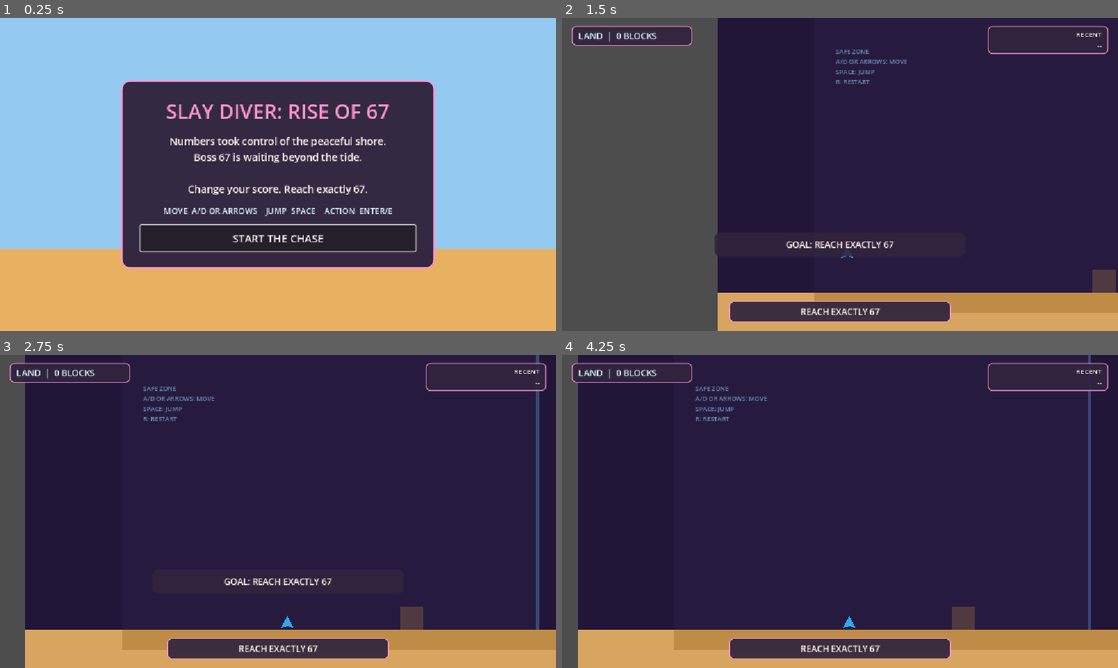
Above: before the commit, frames 1-4 (two rows, left to right).
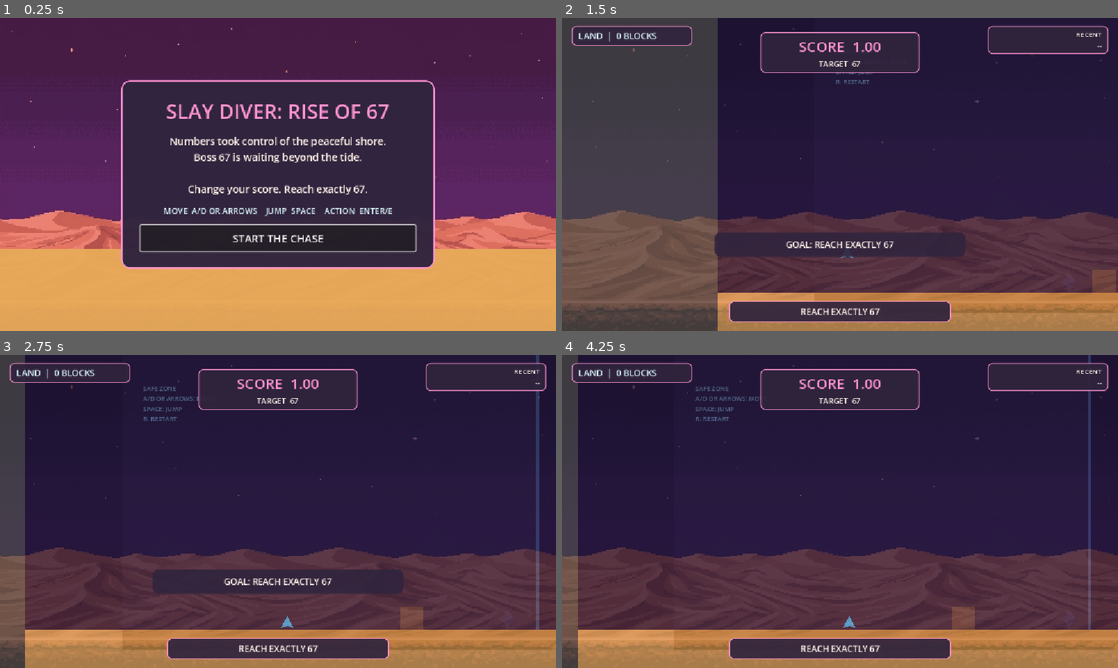
Above: after the commit, the same moments.

Repository: rinata-abdurakhimova/game-divers-slayy
Game: Godot game, scene res://scenes/main/Main.tscn
The game is run twice, just before and just after one commit, with the same random seed, the same clock (stepped at 60 frames per second) and the same inputs.
Inputs:
- Up to frame 1 (0.25 s): no input
- Up to frame 2 (1.5 s): click "START THE CHASE" at 0.5 s; tap Enter (action) at 1.25 s; hold Right (move_right) from 1.28 s (still down); hold Up (jump) from 1.28 s (still down)
- Up to frame 3 (2.75 s): keep holding Right (move_right); release Up (jump) at 2.03 s; tap Enter (action) at 2.1 s; tap Up (jump) at 2.27, 2.3, 2.57 s
- Up to frame 4 (4.25 s): release Right (move_right) at 2.78 s; hold Left (move_left) 2.78-3.53 s; hold Up (jump) 2.78-3.53 s; hold Right (move_right) from 3.53 s (still down); tap Enter (action) at 3.6 s; tap Up (jump) at 3.77, 3.8, 4.07 s

The runs differ from the first frame. In frame 1, 44% of the frame differs, in the area x 0-100%, y 0-74%; in frame 2, 25%; in frame 3, 27%; in frame 4, 31%.

Commit message:
feat: enhance UI overlays and backdrop handling; add LevelBackdropOverlay and RuntimeBackdrop scripts

Diff:
--- a/scenes/main/Main.tscn
+++ b/scenes/main/Main.tscn
@@ -1,6 +1,7 @@
-[gd_scene load_steps=7 format=3]
+[gd_scene load_steps=8 format=3]
 
 [ext_resource type="Script" path="res://scripts/main/Main.gd" id="1_main"]
+[ext_resource type="PackedScene" path="res://scenes/ui/LevelBackdropOverlay.tscn" id="2_backdrop"]
 [ext_resource type="PackedScene" path="res://scenes/ui/WaterRuleOverlay.tscn" id="2_water"]
 [ext_resource type="PackedScene" path="res://scenes/ui/HUD.tscn" id="3_hud"]
 [ext_resource type="PackedScene" path="res://scenes/ui/TutorialOverlay.tscn" id="4_tutorial"]
@@ -15,6 +16,8 @@
 
 [node name="UI" type="CanvasLayer" parent="."]
 
+[node name="LevelBackdropOverlay" parent="UI" instance=ExtResource("2_backdrop")]
+
 [node name="WaterRuleOverlay" parent="UI" instance=ExtResource("2_water")]
 
 [node name="HUD" parent="UI" instance=ExtResource("3_hud")]
--- a/scenes/ui/CutsceneIntro.tscn
+++ b/scenes/ui/CutsceneIntro.tscn
@@ -1,6 +1,7 @@
-[gd_scene load_steps=3 format=3]
+[gd_scene load_steps=4 format=3]
 
 [ext_resource type="Script" path="res://scripts/ui/CutsceneIntro.gd" id="1_intro"]
+[ext_resource type="Script" path="res://scripts/ui/RuntimeBackdrop.gd" id="2_backdrop"]
 
 [sub_resource type="StyleBoxFlat" id="StyleBox_card"]
 bg_color = Color(0.188, 0.141, 0.239, 0.97)
@@ -28,14 +29,39 @@
 process_mode = 3
 script = ExtResource("1_intro")
 
-[node name="Sky" type="ColorRect" parent="."]
+[node name="SkyBase" type="ColorRect" parent="."]
 layout_mode = 1
 anchors_preset = 15
 anchor_right = 1.0
 anchor_bottom = 1.0
 grow_horizontal = 2
 grow_vertical = 2
-color = Color(0.58, 0.79, 0.94, 1)
+mouse_filter = 2
+color = Color(0.19, 0.11, 0.3, 1)
+
+[node name="Sky" type="TextureRect" parent="."]
+layout_mode = 1
+anchors_preset = 15
+anchor_right = 1.0
+anchor_bottom = 1.0
+grow_horizontal = 2
+grow_vertical = 2
+mouse_filter = 2
+expand_mode = 1
+stretch_mode = 6
+self_modulate = Color(1, 0.76, 0.94, 1)
+script = ExtResource("2_backdrop")
+source_path = "res://images/background.png"
+
+[node name="PinkSkyWash" type="ColorRect" parent="."]
+layout_mode = 1
+anchors_preset = 15
+anchor_right = 1.0
+anchor_bottom = 1.0
+grow_horizontal = 2
+grow_vertical = 2
+mouse_filter = 2
+color = Color(0.95, 0.35, 0.72, 0.22)
 
 [node name="Sand" type="ColorRect" parent="."]
 layout_mode = 1
@@ -45,7 +71,7 @@
 offset_top = -170.0
 grow_horizontal = 2
 grow_vertical = 0
-color = Color(0.91, 0.69, 0.38, 1)
+color = Color(0.91, 0.67, 0.35, 0.94)
 
 [node name="Center" type="CenterContainer" parent="."]
 layout_mode = 1
--- a/scenes/ui/HUD.tscn
+++ b/scenes/ui/HUD.tscn
@@ -66,6 +66,7 @@
 
 [node name="WaterColumn" type="VBoxContainer" parent="TopMargin/TopRow/LeftColumn/WaterPanel"]
 layout_mode = 2
+theme_override_constants/separation = 3
 
 [node name="WaterTimerLabel" type="Label" parent="TopMargin/TopRow/LeftColumn/WaterPanel/WaterColumn"]
 unique_name_in_owner = true
@@ -82,6 +83,15 @@
 text = "A: BOSS MULTIPLIES"
 autowrap_mode = 2
 
+[node name="WaterComplicationLabel" type="Label" parent="TopMargin/TopRow/LeftColumn/WaterPanel/WaterColumn"]
+unique_name_in_owner = true
+visible = false
+layout_mode = 2
+theme_override_colors/font_color = Color(1, 0.72, 0.3, 1)
+theme_override_font_sizes/font_size = 14
+text = "↔  LEFT / RIGHT REVERSED"
+autowrap_mode = 2
+
 [node name="CenterColumn" type="VBoxContainer" parent="TopMargin/TopRow"]
 layout_mode = 2
 size_flags_horizontal = 3
@@ -135,12 +145,24 @@
 layout_mode = 2
 theme_override_styles/panel = SubResource("StyleBox_panel")
 
-[node name="PowerupLabel" type="Label" parent="TopMargin/TopRow/RightColumn/PowerupPanel"]
-unique_name_in_owner = true
-layout_mode = 2
-theme_override_colors/font_color = Color(0.56, 0.89, 0.76, 1)
+[node name="PowerupColumn" type="VBoxContainer" parent="TopMargin/TopRow/RightColumn/PowerupPanel"]
+layout_mode = 2
+theme_override_constants/separation = 3
+
+[node name="SlowPowerupLabel" type="Label" parent="TopMargin/TopRow/RightColumn/PowerupPanel/PowerupColumn"]
+unique_name_in_owner = true
+layout_mode = 2
+theme_override_colors/font_color = Color(1, 0.86, 0.32, 1)
 theme_override_font_sizes/font_size = 15
-text = "SLOW  5.0s"
+text = "★  SLOW BOSS  5.0s"
+horizontal_alignment = 2
+
+[node name="JumpPowerupLabel" type="Label" parent="TopMargin/TopRow/RightColumn/PowerupPanel/PowerupColumn"]
+unique_name_in_owner = true
+layout_mode = 2
+theme_override_colors/font_color = Color(0.42, 1, 0.55, 1)
+theme_override_font_sizes/font_size = 15
+text = "↑↑  DOUBLE JUMP  5.0s"
 horizontal_alignment = 2
 
 [node name="StatePanel" type="PanelContainer" parent="."]
--- /dev/null
+++ b/scenes/ui/LevelBackdropOverlay.tscn
@@ -0,0 +1,26 @@
+[gd_scene load_steps=2 format=3]
+
+[ext_resource type="Script" path="res://scripts/ui/RuntimeBackdrop.gd" id="1_backdrop"]
+
+[node name="LevelBackdropOverlay" type="Control"]
+layout_mode = 3
+anchors_preset = 15
+anchor_right = 1.0
+anchor_bottom = 1.0
+grow_horizontal = 2
+grow_vertical = 2
+mouse_filter = 2
+
+[node name="LandBackdrop" type="TextureRect" parent="."]
+layout_mode = 1
+anchors_preset = 15
+anchor_right = 1.0
+anchor_bottom = 1.0
+grow_horizontal = 2
+grow_vertical = 2
+mouse_filter = 2
+self_modulate = Color(1, 0.7, 0.9, 0.28)
+expand_mode = 1
+stretch_mode = 6
+script = ExtResource("1_backdrop")
+source_path = "res://images/background.png"
--- a/scenes/ui/WaterRuleOverlay.tscn
+++ b/scenes/ui/WaterRuleOverlay.tscn
@@ -1,6 +1,7 @@
-[gd_scene load_steps=3 format=3]
+[gd_scene load_steps=4 format=3]
 
 [ext_resource type="Script" path="res://scripts/ui/WaterRuleOverlay.gd" id="1_water"]
+[ext_resource type="Script" path="res://scripts/ui/RuntimeBackdrop.gd" id="2_backdrop"]
 
 [sub_resource type="StyleBoxFlat" id="StyleBox_card"]
 bg_color = Color(0.188, 0.141, 0.239, 0.96)
@@ -28,6 +29,20 @@
 mouse_filter = 2
 script = ExtResource("1_water")
 
+[node name="SeaArt" type="TextureRect" parent="."]
+layout_mode = 1
+anchors_preset = 15
+anchor_right = 1.0
+anchor_bottom = 1.0
+grow_horizontal = 2
+grow_vertical = 2
+mouse_filter = 2
+self_modulate = Color(0.58, 0.9, 1, 0.3)
+expand_mode = 1
+stretch_mode = 6
+script = ExtResource("2_backdrop")
+source_path = "res://images/background-sea-mode.png"
+
 [node name="WaterTint" type="ColorRect" parent="."]
 layout_mode = 1
 anchors_preset = 15
@@ -36,16 +51,37 @@
 grow_horizontal = 2
 grow_vertical = 2
 mouse_filter = 2
-color = Color(0.13, 0.47, 0.78, 0.58)
+color = Color(0.035, 0.34, 0.72, 0.5)
+
+[node name="DeepWater" type="ColorRect" parent="."]
+layout_mode = 1
+anchors_preset = 12
+anchor_right = 1.0
+anchor_bottom = 1.0
+offset_top = -230.0
+grow_horizontal = 2
+grow_vertical = 0
+mouse_filter = 2
+color = Color(0.02, 0.2, 0.55, 0.28)
 
 [node name="WaveTop" type="ColorRect" parent="."]
 layout_mode = 1
 anchors_preset = 10
 anchor_right = 1.0
-offset_bottom = 12.0
+offset_bottom = 10.0
 grow_horizontal = 2
 mouse_filter = 2
-color = Color(1, 0.42, 0.78, 0.82)
+color = Color(0.51, 0.91, 1, 0.9)
+
+[node name="WaveHighlight" type="ColorRect" parent="."]
+layout_mode = 1
+anchors_preset = 10
+anchor_right = 1.0
+offset_top = 10.0
+offset_bottom = 15.0
+grow_horizontal = 2
+mouse_filter = 2
+color = Color(0.91, 0.98, 1, 0.72)
 
 [node name="RuleCard" type="PanelContainer" parent="."]
 unique_name_in_owner = true
@@ -74,7 +110,7 @@
 layout_mode = 2
 theme_override_colors/font_color = Color(1, 0.58, 0.82, 1)
 theme_override_font_sizes/font_size = 29
-text = "PINK TIDE: RULES CHANGED"
+text = "BLUE FLOOD: RULES CHANGED"
 horizontal_alignment = 1
 
 [node name="RuleBody" type="Label" parent="RuleCard/Content"]
--- a/scripts/ui/HUD.gd
+++ b/scripts/ui/HUD.gd
@@ -9,17 +9,17 @@
 @onready var water_panel: Control = %WaterPanel
 @onready var water_timer_label: Label = %WaterTimerLabel
 @onready var water_rule_label: Label = %WaterRuleLabel
+@onready var water_complication_label: Label = %WaterComplicationLabel
 @onready var powerup_panel: Control = %PowerupPanel
-@onready var powerup_label: Label = %PowerupLabel
+@onready var slow_powerup_label: Label = %SlowPowerupLabel
+@onready var jump_powerup_label: Label = %JumpPowerupLabel
 @onready var state_label: Label = %StateLabel
 @onready var pause_panel: Control = %PausePanel
 
-# The parent PanelContainer for Score and Target labels
 @onready var score_panel: Control = %ScoreLabel.get_parent().get_parent()
 
 var _recent_operations: Array[String] = []
 var _powerup_seconds: Dictionary[StringName, float] = {}
-var _score_visibility_timer: float = 0.0
 
 
 func _ready() -> void:
@@ -39,12 +39,6 @@
 
 
 func _process(delta: float) -> void:
-	if not get_tree().paused:
-		if _score_visibility_timer > 0.0:
-			_score_visibility_timer -= delta
-			if _score_visibility_timer <= 0.0:
-				score_panel.hide()
-
 	if _powerup_seconds.is_empty() or get_tree().paused:
 		return
 	for kind: StringName in _powerup_seconds:
@@ -59,17 +53,17 @@
 func _on_run_started() -> void:
 	_recent_operations.clear()
 	_powerup_seconds.clear()
-	_score_visibility_timer = 0.0
-	score_panel.hide()
+	score_panel.show()
 	operations_label.text = "RECENT\n--"
 	state_label.text = "REACH EXACTLY 67"
 	pause_panel.hide()
+	water_panel.hide()
+	powerup_panel.hide()
 	_apply_snapshot(GameState.get_run_snapshot())
 
 
 func _on_score_changed(_score_cents: int, _display: String) -> void:
 	score_label.text = "SCORE  %s" % _format_score_ui(_score_cents)
-	_score_visibility_timer = 3.0
 	score_panel.show()
 
 
@@ -101,7 +95,6 @@
 			state_label.text = "BOSS 67 IS AHEAD"
 		GameRules.BossPhase.LAND_WHITE:
 			state_label.text = "WHITE NUMBERS HIT BLOCKS"
-			_score_visibility_timer = 4.0
 			score_panel.show()
 		GameRules.BossPhase.LAND_PURPLE:
 			state_label.text = "PURPLE NUMBERS PASS THROUGH BLOCKS"
@@ -119,6 +112,7 @@
 	water_panel.show()
 	phase_label.text = "WATER  |  %d BLOCKS" % GameState.distance_blocks
 	water_rule_label.text = _water_rule_text(variant, complication)
+	_set_water_complication(complication)
 	_on_water_timer_changed(seconds)
 
 
@@ -128,6 +122,7 @@
 
 func _on_water_finished() -> void:
 	water_panel.hide()
+	water_complication_label.hide()
 	phase_label.text = "LAND  |  %d BLOCKS" % GameState.distance_blocks
 
 
@@ -156,17 +151,37 @@
 		GameRules.WaterVariant.NONE
 	)
 	water_panel.visible = snapshot_water != GameRules.WaterVariant.NONE
-	powerup_panel.hide()
+	if snapshot_water != GameRules.WaterVariant.NONE:
+		water_rule_label.text = _water_rule_text(
+			snapshot_water,
+			snapshot.get("water_complication", GameRules.WaterComplication.NONE)
+		)
+		_set_water_complication(
+			snapshot.get("water_complication", GameRules.WaterComplication.NONE)
+		)
+		_on_water_timer_changed(float(snapshot.get("water_seconds_left", 0.0)))
+	else:
+		water_complication_label.hide()
+
+	_powerup_seconds.clear()
+	var snapshot_powerups: Dictionary = snapshot.get("active_powerups", {})
+	for kind: Variant in snapshot_powerups:
+		_powerup_seconds[StringName(kind)] = float(snapshot_powerups[kind])
+	_refresh_powerup_text()
+	score_panel.show()
 
 
 func _refresh_powerup_text() -> void:
 	if _powerup_seconds.is_empty():
 		powerup_panel.hide()
 		return
-	var lines: Array[String] = []
-	for kind: StringName in _powerup_seconds:
-		lines.append("%s  %.1fs" % [str(kind).replace("_", " ").to_upper(), _powerup_seconds[kind]])
-	powerup_label.text = "\n".join(lines)
+
+	var slow_seconds: float = float(_powerup_seconds.get(GameRules.POWERUP_SLOW, 0.0))
+	var jump_seconds: float = float(_powerup_seconds.get(GameRules.POWERUP_DOUBLE_JUMP, 0.0))
+	slow_powerup_label.visible = slow_seconds > 0.0
+	jump_powerup_label.visible = jump_seconds > 0.0
+	slow_powerup_label.text = "★  SLOW BOSS  %.1fs" % slow_seconds
+	jump_powerup_label.text = "↑↑  DOUBLE JUMP  %.1fs" % jump_seconds
 	powerup_panel.show()
 
 
@@ -178,10 +193,18 @@
 		else "B: FLOOR MULTIPLIES" if variant == GameRules.WaterVariant.WATER_B \
 		else "C: BOSS SUBTRACTS"
 	if complication == GameRules.WaterComplication.REVERSED_CONTROLS:
-		rule_text += "  |  CONTROLS REVERSED"
+		rule_text += "  |  REVERSED"
 	elif complication == GameRules.WaterComplication.INVERTED_GRAVITY:
 		rule_text += "  |  GRAVITY INVERTED"
 	return rule_text
+
+
+func _set_water_complication(complication: GameRules.WaterComplication) -> void:
+	if complication == GameRules.WaterComplication.REVERSED_CONTROLS:
+		water_complication_label.text = "↔  LEFT / RIGHT REVERSED"
+		water_complication_label.show()
+	else:
+		water_complication_label.hide()
 
 
 func _operation_label_ui(operation: StringName, value_cents: int) -> String:
--- /dev/null
+++ b/scripts/ui/RuntimeBackdrop.gd
@@ -0,0 +1,15 @@
+extends TextureRect
+
+@export_file("*.png", "*.jpg", "*.jpeg", "*.webp") var source_path: String
+
+
+func _ready() -> void:
+	if source_path.is_empty():
+		return
+
+	var absolute_path: String = ProjectSettings.globalize_path(source_path)
+	var image: Image = Image.load_from_file(absolute_path)
+	if image == null or image.is_empty():
+		push_warning("Unable to load UI backdrop: %s" % source_path)
+		return
+	texture = ImageTexture.create_from_image(image)
--- a/scripts/ui/WaterRuleOverlay.gd
+++ b/scripts/ui/WaterRuleOverlay.gd
@@ -41,7 +41,7 @@
 	complication: GameRules.WaterComplication,
 	_seconds: float
 ) -> void:
-	rule_title.text = "PINK TIDE: RULES CHANGED"
+	rule_title.text = "BLUE FLOOD: RULES CHANGED"
 	rule_body.text = _rule_description(variant, complication)
 	rule_card.show()
 	show()
@@ -59,7 +59,6 @@
 	rule_card.hide()
 	_hide_seconds_left = 0.0
 	set_process(false)
-	hide()
 
 
 func _rule_description(
Not shown, changed: THIRD_PARTY_NOTICES.md
